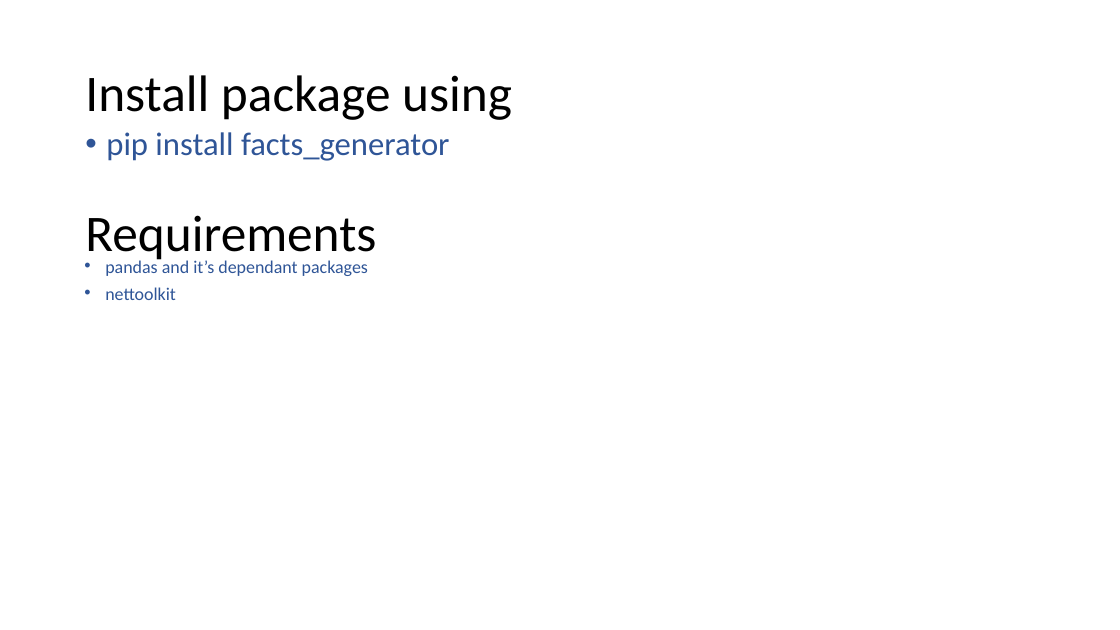
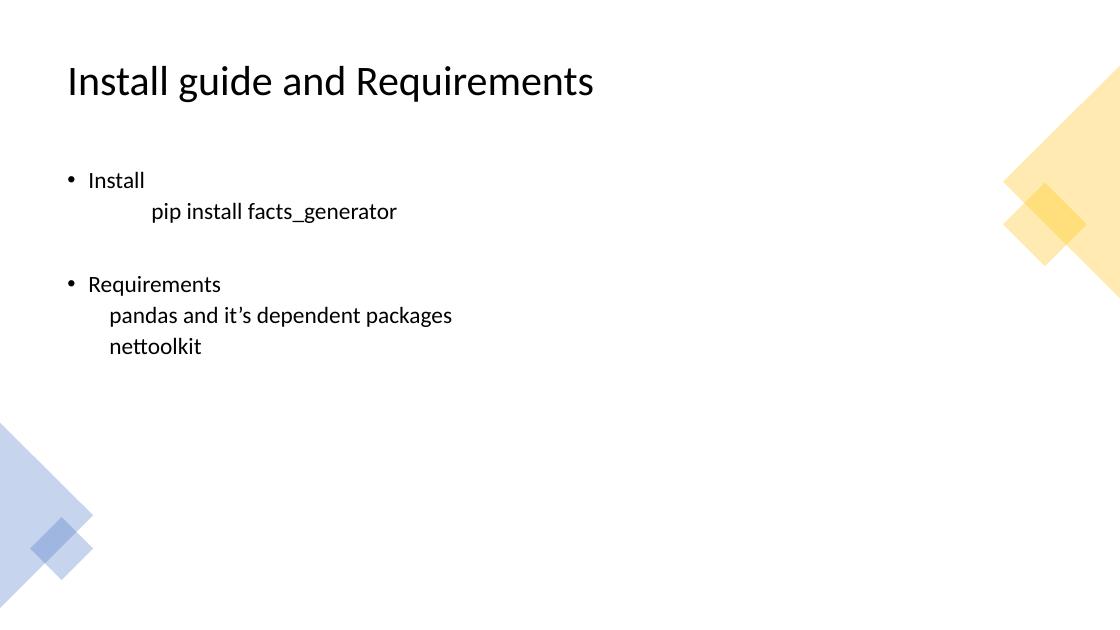
Before and after one commit to aliasgar1978/facts_generator, a slide deck: slide 2 of facts_generator.pptx. Drawn at 1120x630 pixels with LibreOffice and Linux fonts; fonts in the diff are those of the drawing. Boxes give left, top, right and bottom in pixels: in the first picture for what was removed or moved away, otherwise in the second. Text is boxed around its words. In the diff, an @@ line names an element or a change of style, - is before the commit and + after.

```diff
--- a/facts_generator.pptx
+++ b/facts_generator.pptx
@@ title at box(67, 66, 594, 103): text changed; size 44 to 36 pt @@
-Install package using
+Install guide and Requirements
@@ triangle added at box(1003, 66, 1120, 298), fill #FFC000 at 30% opacity @@
@@ text removed at box(106, 132, 450, 161) @@
-• pip install facts_generator
@@ text "Install": place and size @@
-text "Install" at box(105, 258, 368, 300)
+text "Install" at box(88, 171, 452, 354)
@@ text at box(88, 171, 452, 327): text changed; size 15.4 to 20 pt; text colour #2F5597 to #000000 @@
-• pandas and it’s dependant packages
+• Install
+  pip install facts_generator
+• Requirements
+    pandas and it’s dependent packages
@@ rectangle added at box(1003, 183, 1088, 267), fill #FFC000 at 30% opacity @@
@@ text removed at box(85, 215, 376, 264) @@
-Requirements
@@ text at box(109, 337, 201, 354): size 15.4 to 20 pt, text colour #2F5597 to #000000 in "nettoolkit"; bullet • to none; list level 1 to 3 in "nettoolkit"; line spacing 0.7 to 0.9 @@
@@ triangle added at box(0, 423, 93, 608), fill #4472C4 at 30% opacity @@
@@ rectangle added at box(30, 517, 93, 580), fill #4472C4 at 30% opacity @@
```
Also in this commit, not shown: 5 other slides changed.
